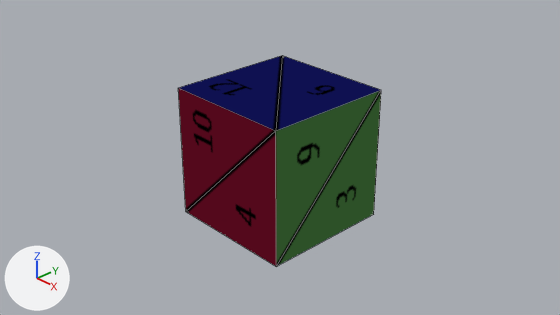
Renders of the Blender file resources/models/labeled_alpha_cube/labeled_alpha_tri.blend from each side of a commit.
The view is the same before and after, from the file's camera 'Camera'. Lighting does not change. The marker at lower left points along +X, +Y and +Z. Mesh edges are drawn as thin lines.

The scene before the commit, as lines of its bpy script (objects in view):
```python
me_cube_010 = bpy.data.meshes.new('Cube.010')
me_cube_010.from_pydata(...)  # a box spanning x -1.0..1.0, y -1.0..1.0, z -1.0..1.0
me_cube_010.materials.append(mat_label_alpha_tri)
# before: 0 (-1.0, -1.0, -1.0) at pixel (185, 211), 1 (-1.0, 1.0, -1.0) at pixel (178, 87), 2 (1.0, -1.0, -1.0), 3 (1.0, 1.0, -1.0) at pixel (282, 55), 4 (-1.0, -1.0, 1.0) at pixel (276, 266)
# before: 5 (-1.0, 1.0, 1.0) at pixel (275, 130), 6 (1.0, -1.0, 1.0) at pixel (373, 214), 7 (1.0, 1.0, 1.0) at pixel (381, 89)
ob_cube = bpy.data.objects.new('Cube', me_cube_010)
ob_cube.location = (0.0, 0.0, 0.0)
ob_cube.rotation_euler = (1.571, 0.0, 1.571)  # degrees (90, 0, 90)
```
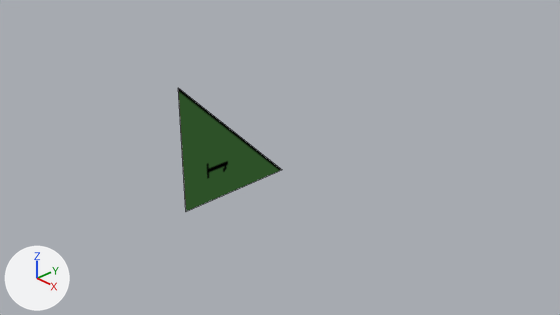
What differs and where, as boxes (x1, y1, x2, y2) in the pictures (560 x 315 px):
'Cube', reshaped (49% narrower, 42% shorter)
    before: (178, 56, 381, 267)
    after: (178, 88, 282, 211)
part 1 of me_cube_010, deleted
    before: (178, 56, 381, 267)

Diff of the bpy script that builds the scene:
```diff
--- a/resources/models/labeled_alpha_cube/labeled_alpha_tri.blend.py
+++ b/resources/models/labeled_alpha_cube/labeled_alpha_tri.blend.py
@@ me_cube_010 @@
 # used by ob_cube; location = (0.0, 0.0, 0.0); rotation_euler = (1.571, 0.0, 1.571), in degrees (90, 0, 90)
 # verts and faces of me_cube_010; kept vertices keep their numbers, new ones are numbered from 8
-me_cube_010.from_pydata(...)  # 8 vertices, 12 faces; spans x -1.0..1.0, y -1.0..1.0, z -1.0..1.0
+me_cube_010.from_pydata(...)  # 3 vertices, 1 face; spans x -1.0..1.0, y -1.0..1.0, z -1.0
+# me_cube_010 part 1
+delete_vertices([*range(3, 8)])  # with the faces that use them
 me_cube_010.materials.append(mat_label_alpha_tri)
```
